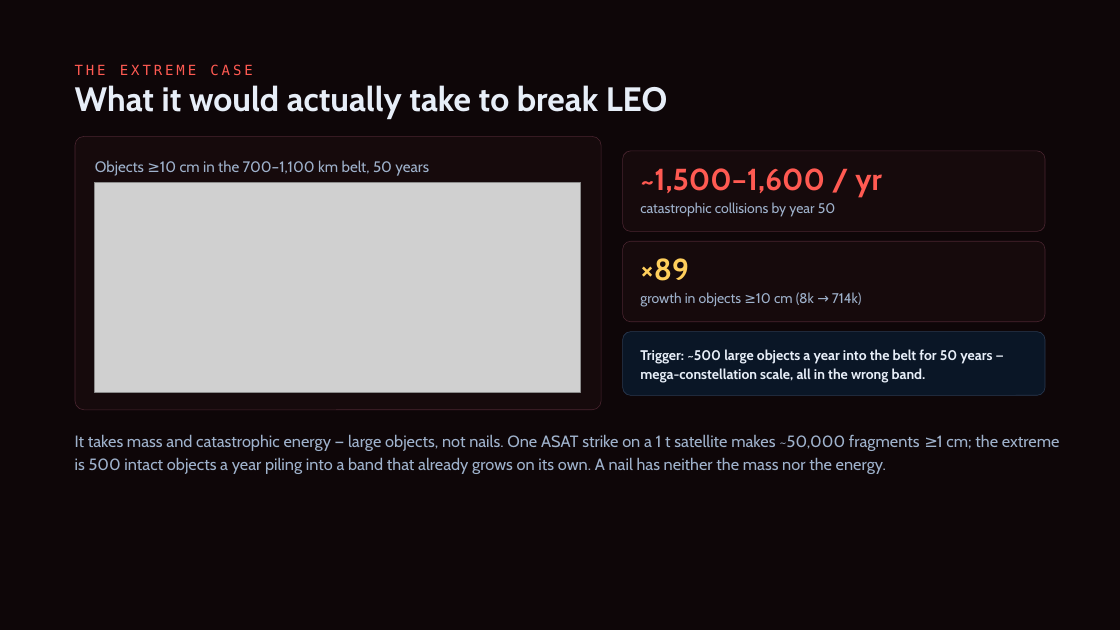
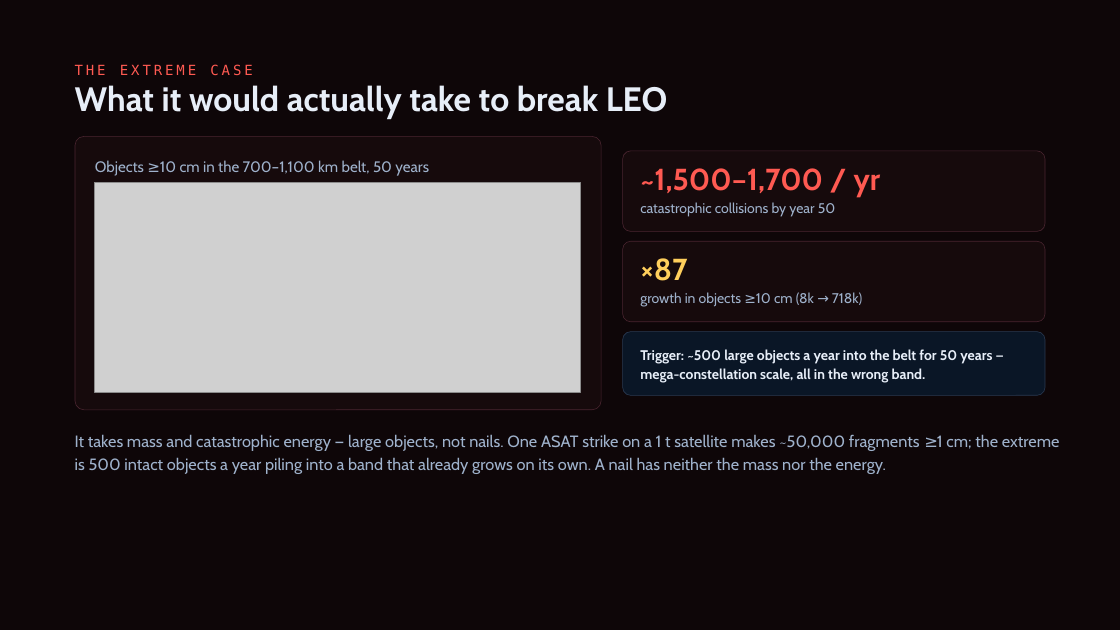
Before and after one commit to TimKadyrov/DebrisCascade, a slide deck: slide 18 of Barrel of Nails — Kessler Study.pptx (slide 17 before the commit). Drawn at 1120x630 pixels with LibreOffice and Linux fonts; fonts in the diff are those of the drawing; grey boxes stand for pictures. Boxes give left, top, right and bottom in pixels: in the first picture for what was removed or moved away, otherwise in the second. Text is boxed around its words. In the diff, an @@ line names an element or a change of style, - is before the commit and + after.

```diff
--- a/Barrel of Nails — Kessler Study.pptx
+++ b/Barrel of Nails — Kessler Study.pptx
@@ text at (640, 168, 881, 197): text changed @@
-~1,500–1,600 / yr
+~1,500–1,700 / yr
@@ text at (640, 258, 687, 281): text changed @@
-×89
+×87
@@ text at (640, 292, 862, 307): text changed @@
-growth in objects ≥10 cm (8k → 714k)
+growth in objects ≥10 cm (8k → 718k)
```
Also in this commit, not shown: 8 other slides changed, 1 slide added, 9 other files.
